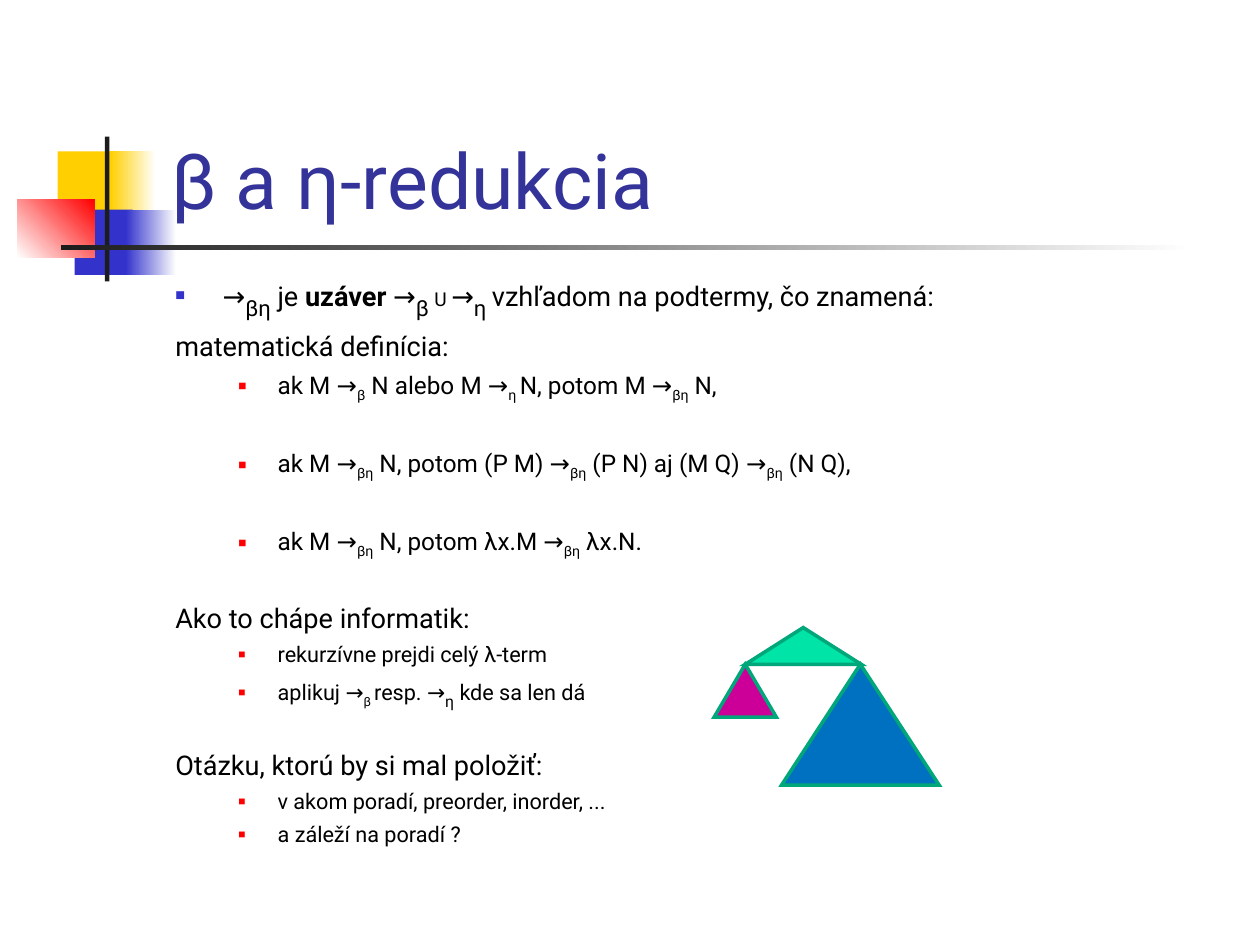
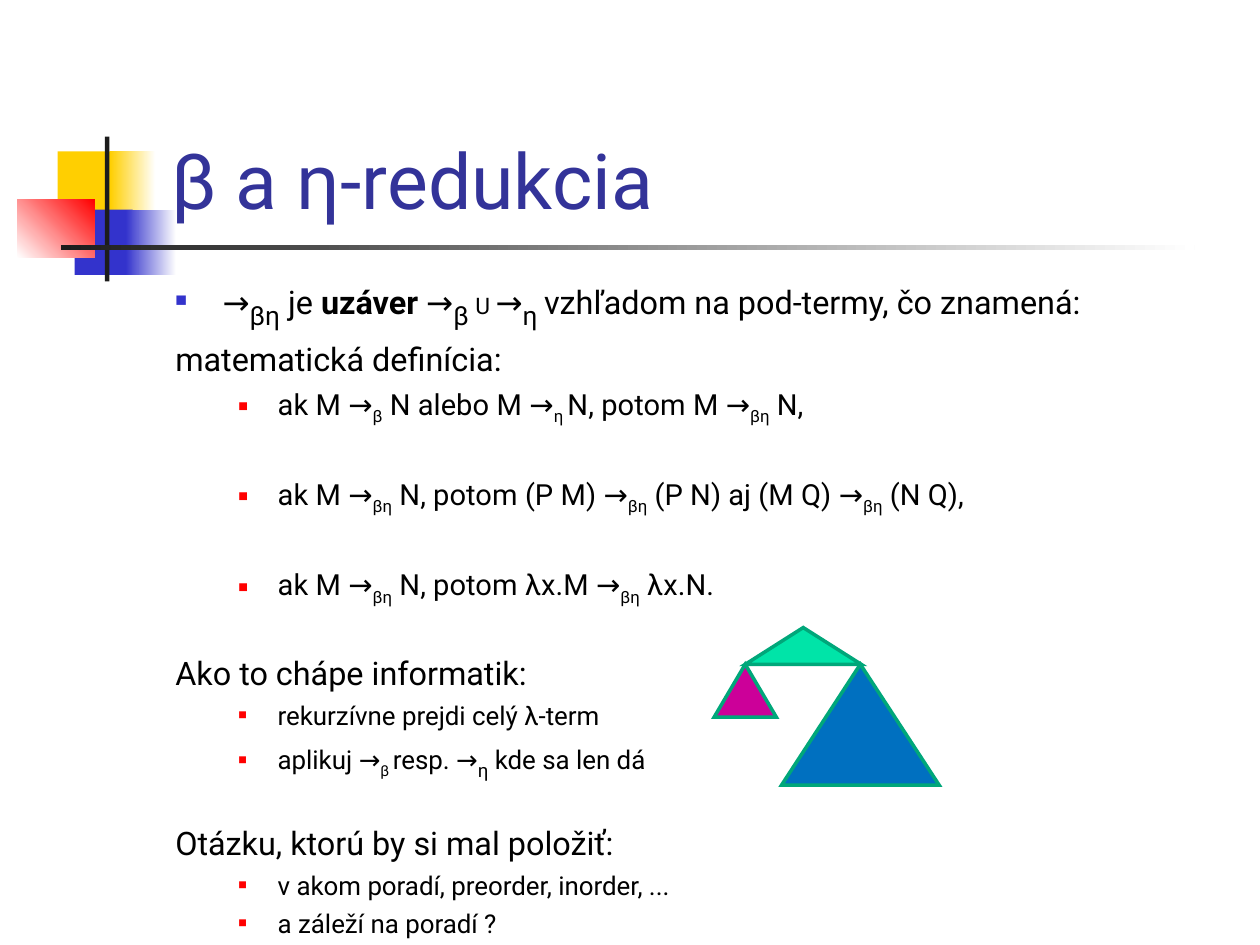
Before and after one commit to Funkcionalne/Prednasky, a slide deck: slide 9 of 06/06_fpro.ppt. Drawn at 1260x945 pixels with LibreOffice and Linux fonts; fonts in the diff are those of the drawing. Boxes give left, top, right and bottom in pixels: in the first picture for what was removed or moved away, otherwise in the second. Text is boxed around its words. In the diff, an @@ line names an element or a change of style, - is before the commit and + after.

```diff
--- a/06/06_fpro.ppt
+++ b/06/06_fpro.ppt
@@ text at <box>250,289,1080,331</box>: text changed; size 15.5 to 18.5 pt @@
-■ →βη je uzáver →β U →η vzhľadom na podtermy, čo znamená:
+■ →βη je uzáver →β U →η vzhľadom na pod-termy, čo znamená:
@@ text at <box>175,346,964,939</box>: size 15.5 to 18.5 pt in "matematická definícia:", "Ako to chápe informatik:", "→η", "Otázku, ktorú by si mal položiť:"; size 13.9 to 16.6 pt in "ak M →β N alebo M →η ...", "ak M →βη N, potom (P M) ...", "ak M →βη N, potom λx.M →βη ..."; size 12.4 to 14.8 pt in "rekurzívne prejdi celý λ-term", "aplikuj →β resp. →η kde sa len ...", "v akom poradí, preorder, inorder, ...", "a záleží na poradí ?" @@
```
Also in this commit, not shown: 8 other slides changed, 3 slides added, 1 other file.
